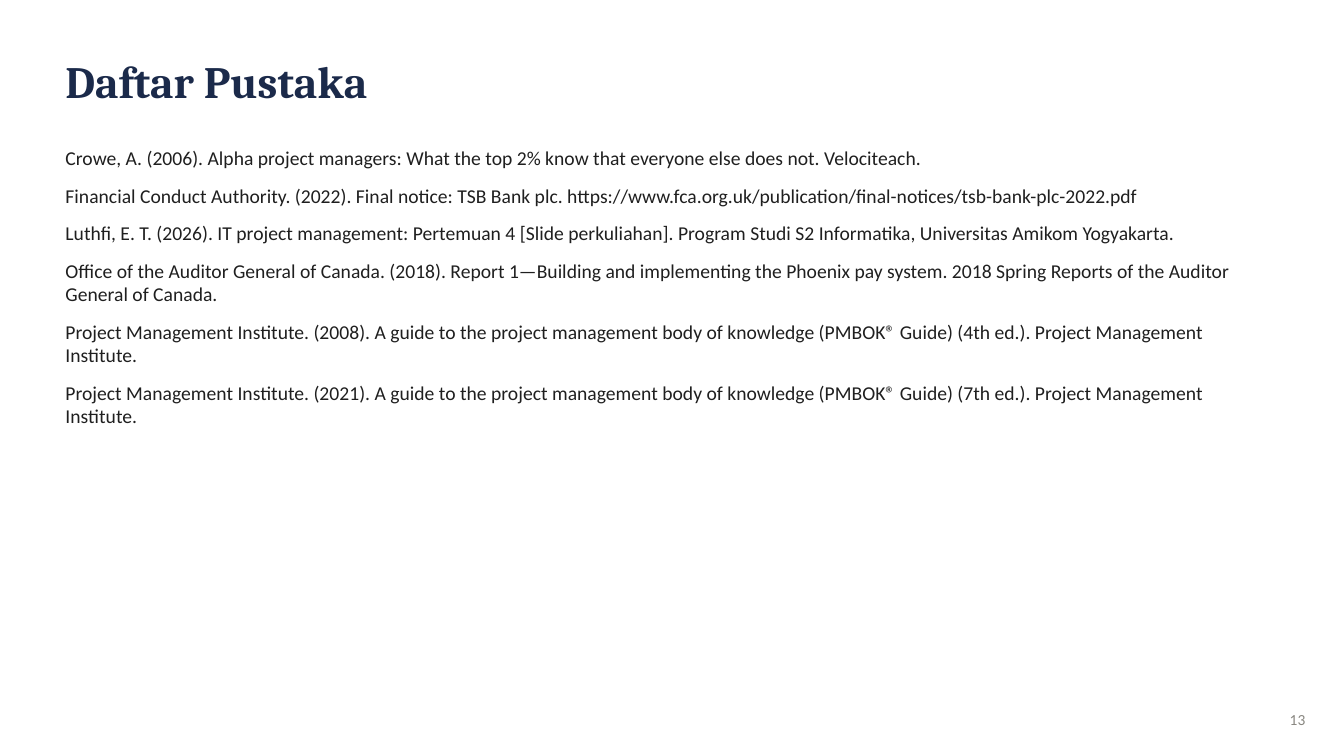
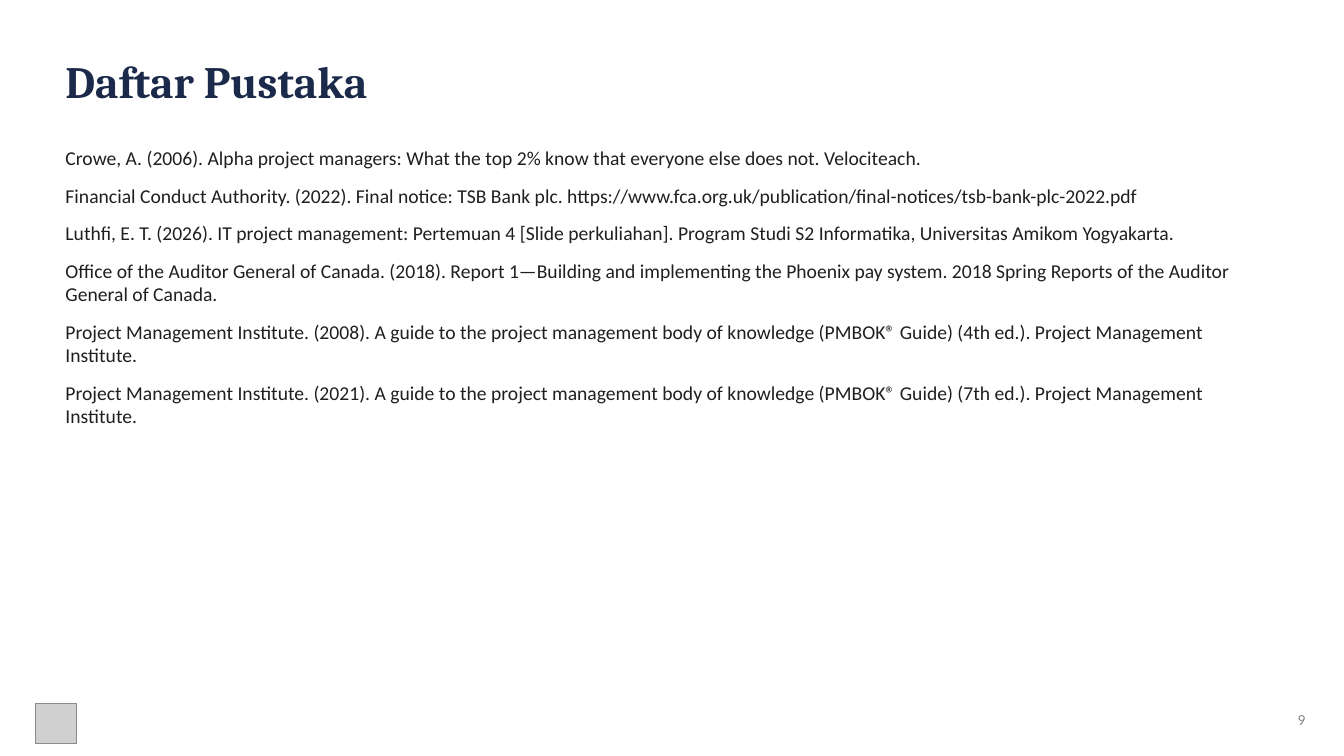
Before and after one commit to mingkimingki/it-proj-manag, a slide deck: slide 9 of tugas1/hasil/Tugas1_DistribusiEffort_Phoenix_Slide.pptx (slide 13 before the commit). Drawn at 1344x756 pixels with LibreOffice and Linux fonts; fonts in the diff are those of the drawing; grey boxes stand for pictures. Boxes give left, top, right and bottom in pixels: in the first picture for what was removed or moved away, otherwise in the second. Text is boxed around its words. In the diff, an @@ line names an element or a change of style, - is before the commit and + after.

```diff
--- a/tugas1/hasil/Tugas1_DistribusiEffort_Phoenix_Slide.pptx
+++ b/tugas1/hasil/Tugas1_DistribusiEffort_Phoenix_Slide.pptx
@@ picture added at <box>35,704,77,744</box> @@
@@ text at <box>1298,715,1306,725</box>: text changed @@
-13
+9
```
Also in this commit, not shown: 4 other slides changed, 4 slides added, 8 slides removed, 10 other files.
